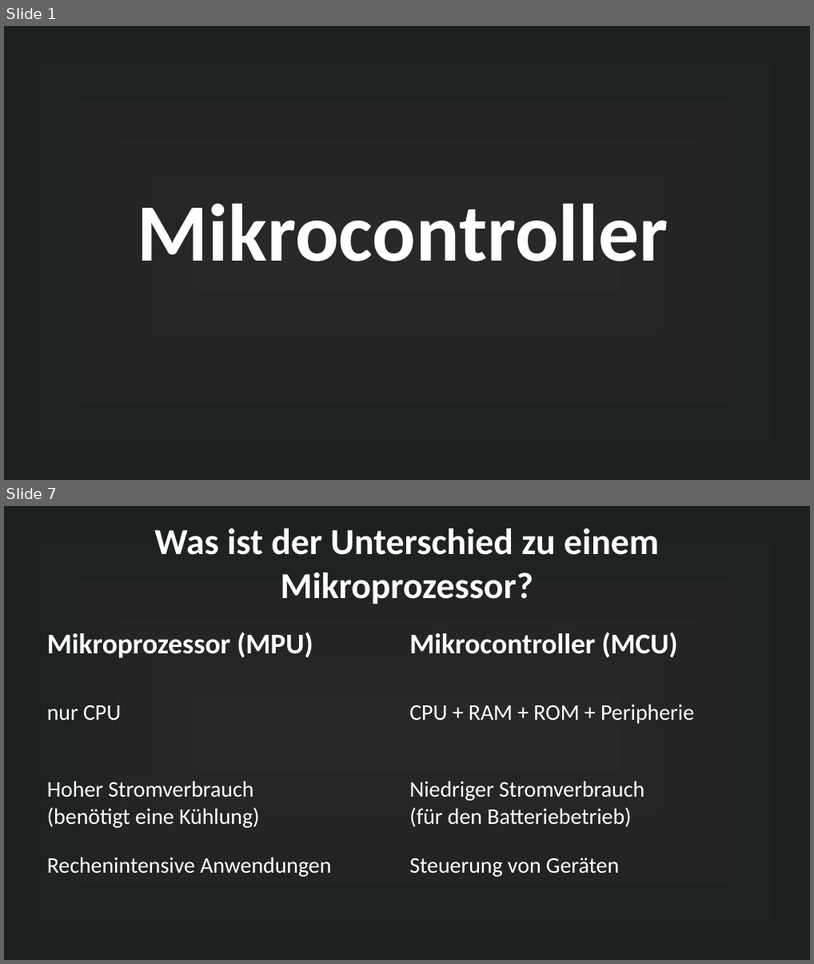
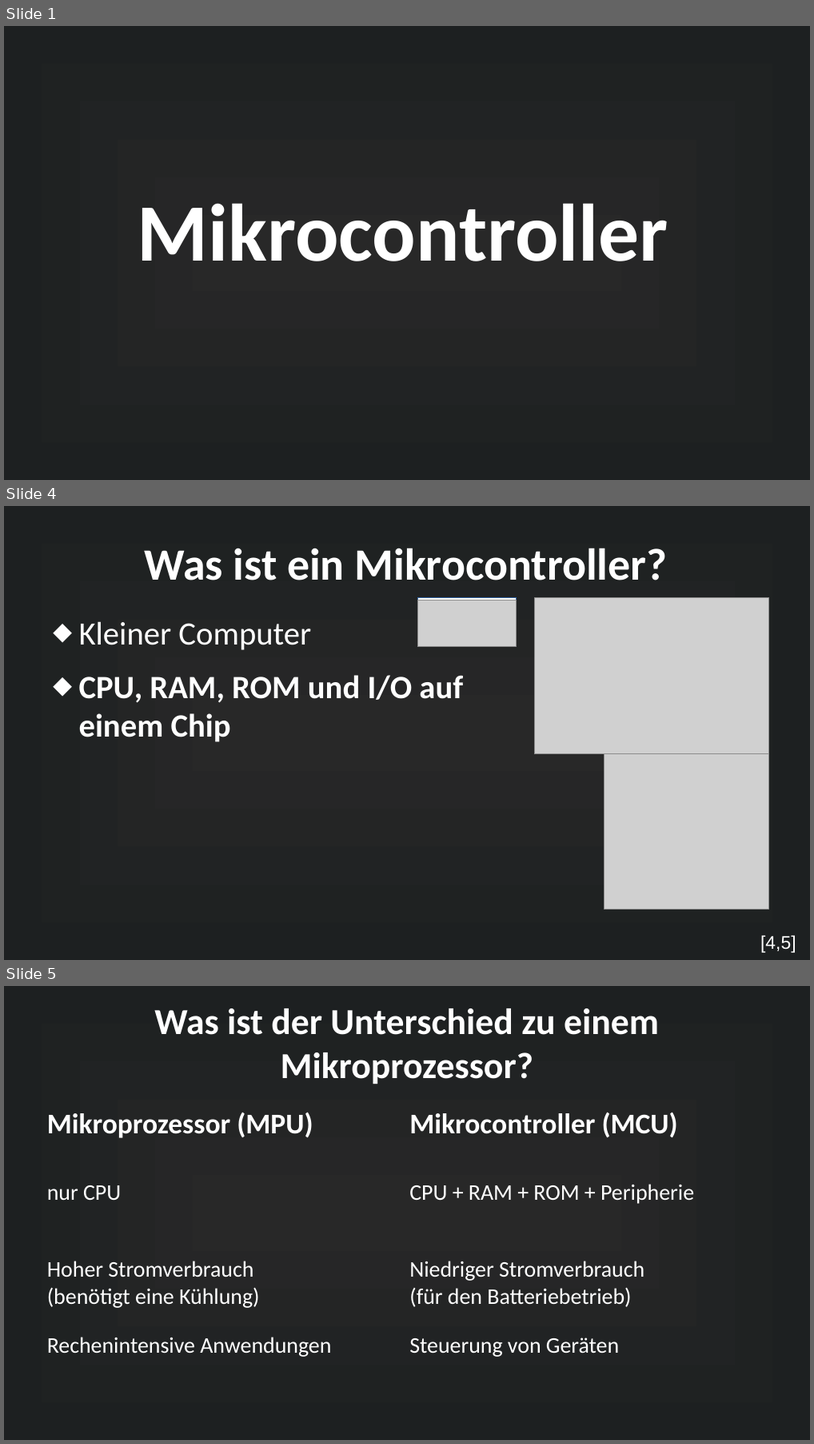
Before and after one commit to MuffinKran24/IMP_GFS, a slide deck: Mikrocontroller_GFS.odp. Shown one above the other, each under a label of ours: slides 1 and 7 before the commit, slides 1, 4 and 5 after it; the slides between them are not shown. The pictures are 814x964 and 814x1444 pixels, drawn with LibreOffice and Linux fonts; fonts in the diff are those of the drawing; grey boxes stand for pictures. Boxes give left, top, right and bottom in pixels: in the first picture for what was removed or moved away, otherwise in the second. Text is boxed around its words. In the diff, an @@ line names an element or a change of style, - is before the commit and + after.

```diff
--- a/Mikrocontroller_GFS.odp
+++ b/Mikrocontroller_GFS.odp
@@ slide 4 added at (x1=4, y1=506, x2=810, y2=960), background gradient #282828 to #1D2021 @@
@@ title added at (x1=145, y1=548, x2=668, y2=580), 44 pt, text #FFFFFF, bold @@
+Was ist ein Mikrocontroller?
@@ rectangle added at (x1=418, y1=597, x2=516, y2=647), fill #FFFFFF, outline #3465A4 0 pt @@
@@ picture added at (x1=418, y1=600, x2=516, y2=647) @@
@@ picture added at (x1=534, y1=597, x2=770, y2=754) @@
@@ text added at (x1=79, y1=621, x2=463, y2=742), 32 pt, text #FFFFFF, bold @@
+⬥ Kleiner Computer
+⬥ CPU, RAM, ROM und I/O auf einem Chip
@@ picture added at (x1=605, y1=744, x2=770, y2=908) @@
@@ text added at (x1=761, y1=935, x2=796, y2=952), 18 pt, text #FFFFFF @@
+[4,5]
@@ what was slide 7 is now slide 5 @@
```
Also in this commit, not shown: 3 slides changed, 4 other slides added, 1 slide removed, 12 other files.
